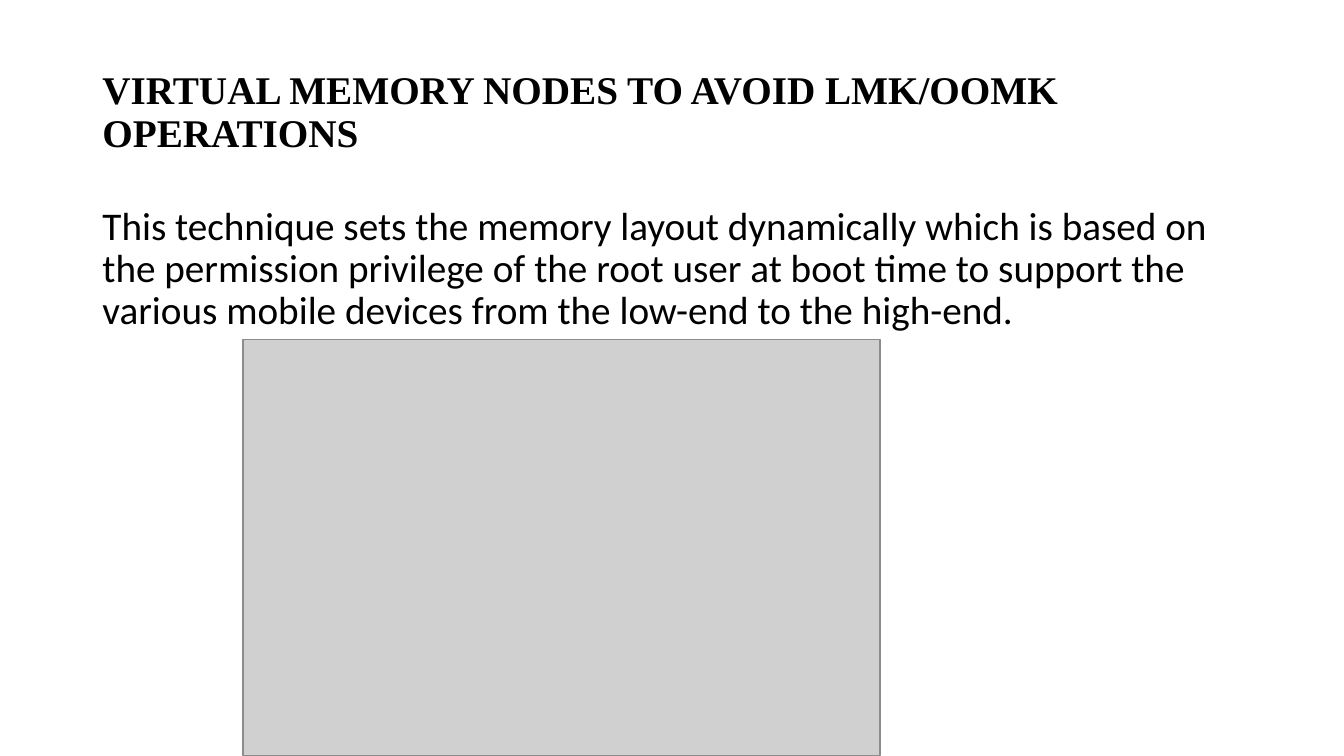
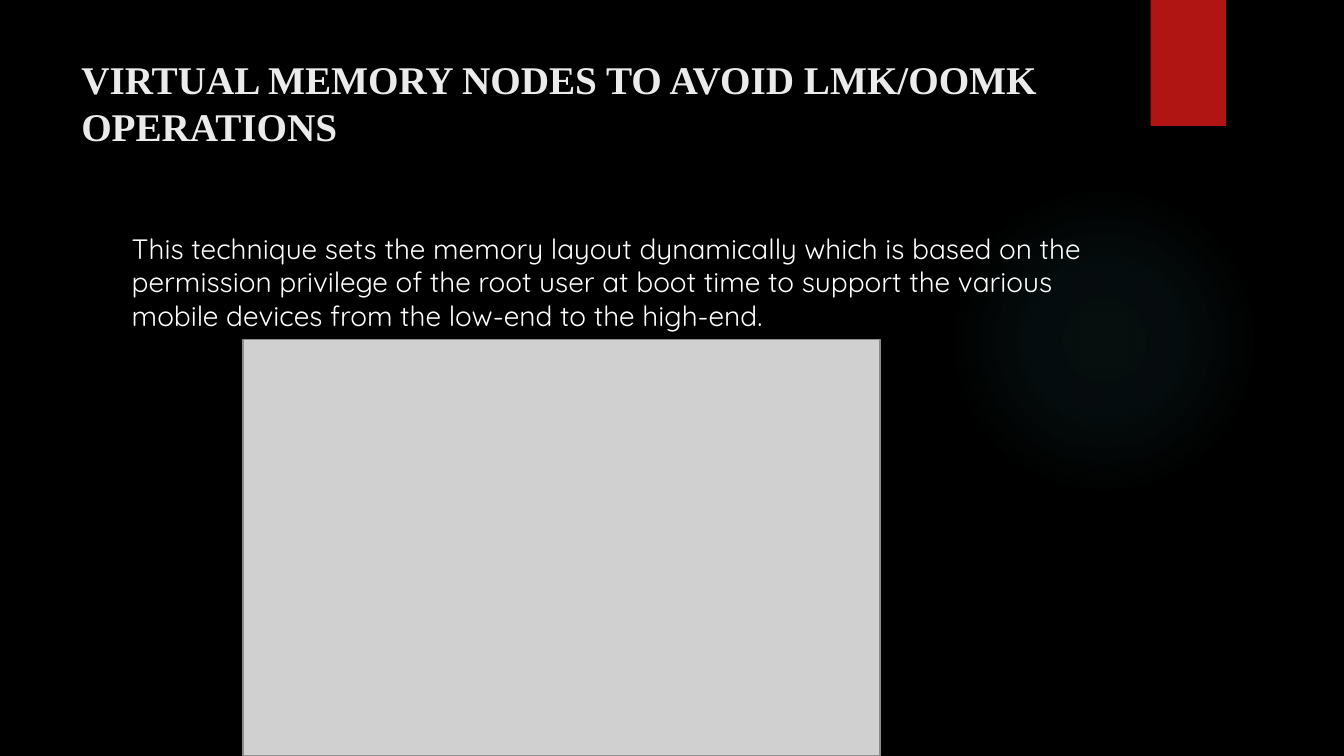
Before and after one commit to chaitanya-40/Virtual-Nodes-Partitioning-to-improve-performance-in-mobile-platform, a slide deck: slide 6 of presentation paper.pptx. Drawn at 1344x756 pixels with LibreOffice and Linux fonts; fonts in the diff are those of the drawing; grey boxes stand for pictures; background and template pictures are left out. Boxes give left, top, right and bottom in pixels: in the first picture for what was removed or moved away, otherwise in the second. Text is boxed around its words. In the diff, an @@ line names an element or a change of style, - is before the commit and + after.

```diff
--- a/presentation paper.pptx
+++ b/presentation paper.pptx
@@ background #FFFFFF to picture (left out) @@
@@ rectangle added at box(1150, 0, 1226, 126), fill #B01513 @@
@@ title "VIRTUAL MEMORY NODES TO AVOID ...": place and size @@
-title "VIRTUAL MEMORY NODES TO AVOID ..." at box(102, 78, 1058, 148)
+title "VIRTUAL MEMORY NODES TO AVOID ..." at box(81, 68, 1037, 142)
@@ title "VIRTUAL MEMORY NODES TO AVOID ..." at box(81, 68, 1037, 142): text colour #000000 to #EBEBEB; line spacing 0.9 to 1; vertical alignment middle to top @@
@@ ellipse added at box(949, 185, 1259, 495), fill gradient #50B9C1 @@
@@ text "This technique sets the memory ...": place and size @@
-text "This technique sets the memory ..." at box(102, 212, 1206, 331)
+text "This technique sets the memory ..." at box(132, 238, 1081, 332)
@@ text "This technique sets the memory ..." at box(132, 238, 1081, 332): size 28 to 20 pt, font Calibri to Quicksand, text colour #000000 to #FFFFFF; line spacing 0.9 to 1 @@
```
Also in this commit, not shown: 7 other slides changed, 5 slides added, 1 slide removed.
